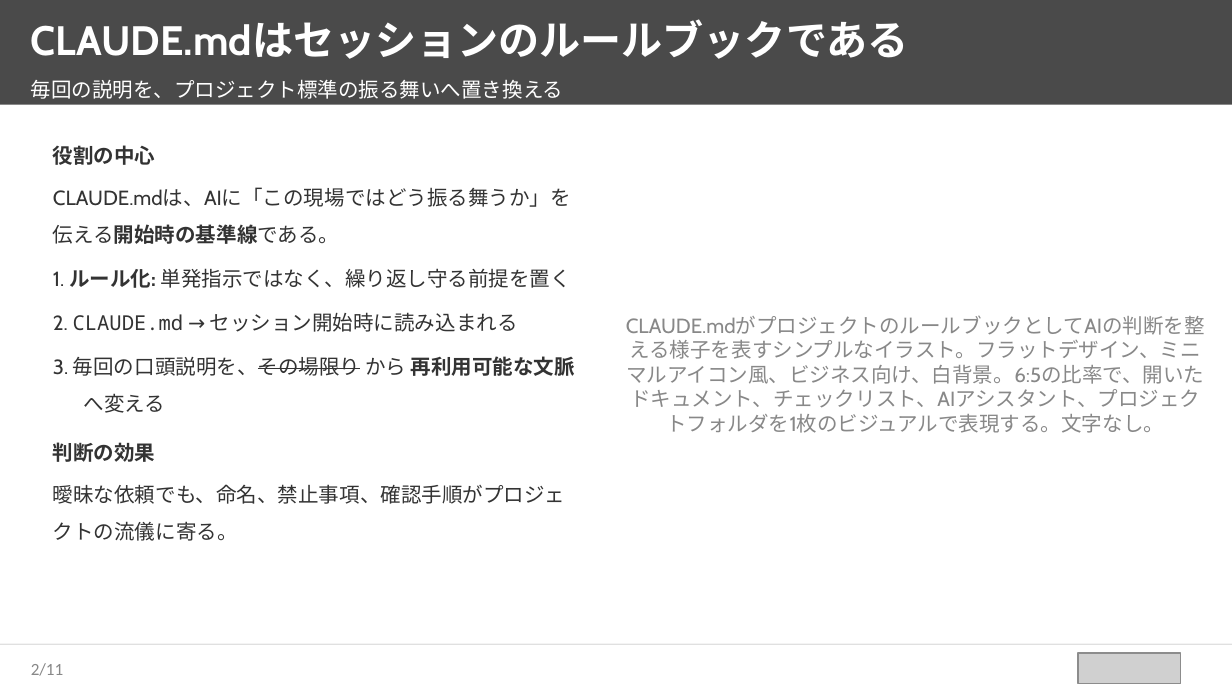
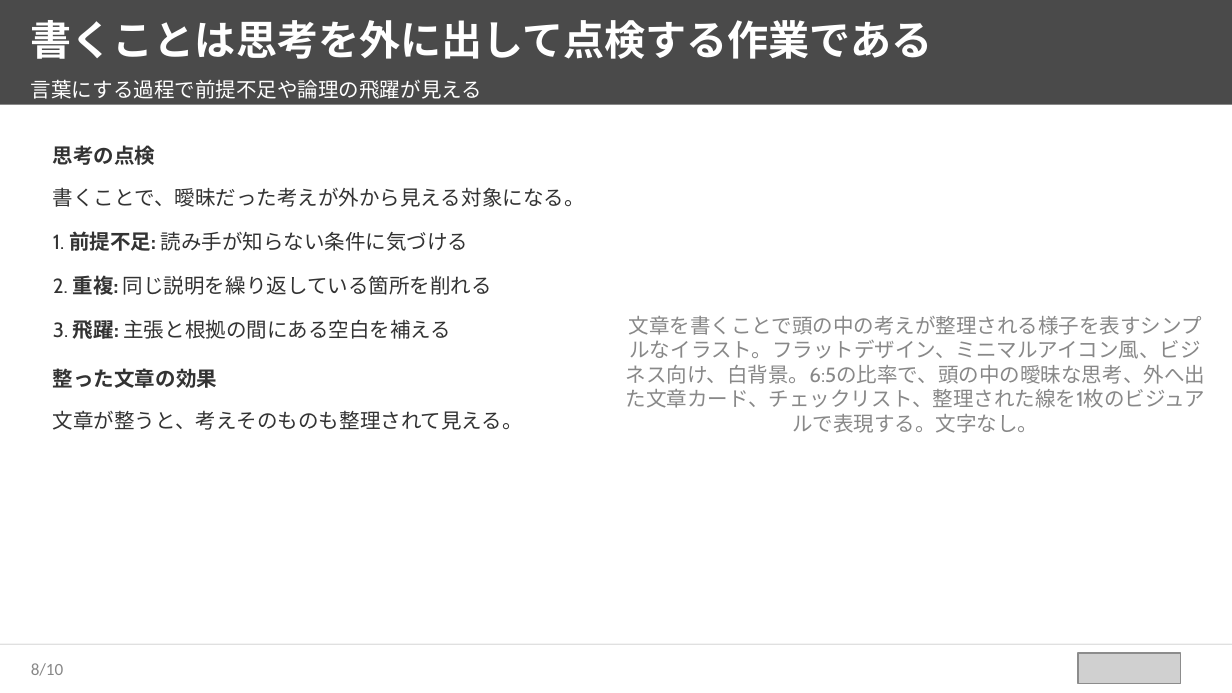
Before and after one commit to takuya109048/html2pptx, a slide deck: slide 9 of sample_source_deck.pptx (slide 3 before the commit). Drawn at 1232x693 pixels with LibreOffice and Linux fonts; fonts in the diff are those of the drawing; grey boxes stand for pictures. Boxes give left, top, right and bottom in pixels: in the first picture for what was removed or moved away, otherwise in the second. Text is boxed around its words. In the diff, an @@ line names an element or a change of style, - is before the commit and + after.

```diff
--- a/sample_source_deck.pptx
+++ b/sample_source_deck.pptx
@@ text at (x1=31, y1=20, x2=933, y2=59): text changed @@
-CLAUDE.mdはセッションのルールブックである
+書くことは思考を外に出して点検する作業である
@@ text at (x1=31, y1=79, x2=482, y2=99): text changed @@
-毎回の説明を、プロジェクト標準の振る舞いへ置き換える
+言葉にする過程で前提不足や論理の飛躍が見える
@@ text at (x1=53, y1=145, x2=585, y2=430): text changed @@
-役割の中心
-CLAUDE.mdは、AIに「この現場ではどう振る舞うか」を伝える開始時の基準線である。
-1. ルール化: 単発指示ではなく、繰り返し守る前提を置く
-2. CLAUDE.md → セッション開始時に読み込まれる
-3. 毎回の口頭説明を、その場限り から 再利用可能な文脈へ変える
-判断の効果
-曖昧な依頼でも、命名、禁止事項、確認手順がプロジェクトの流儀に寄る。
+思考の点検
+書くことで、曖昧だった考えが外から見える対象になる。
+1. 前提不足: 読み手が知らない条件に気づける
+2. 重複: 同じ説明を繰り返している箇所を削れる
+3. 飛躍: 主張と根拠の間にある空白を補える
+整った文章の効果
+文章が整うと、考えそのものも整理されて見える。
@@ text at (x1=626, y1=316, x2=1205, y2=433): text changed @@
-CLAUDE.mdがプロジェクトのルールブックとしてAIの判断を整える様子を表すシンプルなイラスト。フラットデザイン、ミニマルアイコン風、ビジネス向け、白背景。6:5の比率で、開いたドキュメント、チェックリスト、AIアシスタント、プロジェクトフォルダを1枚のビジュアルで表現する。文字なし。
+文章を書くことで頭の中の考えが整理される様子を表すシンプルなイラスト。フラットデザイン、ミニマルアイコン風、ビジネス向け、白背景。6:5の比率で、頭の中の曖昧な思考、外へ出た文章カード、チェックリスト、整理された線を1枚のビジュアルで表現する。文字なし。
@@ page number at (x1=31, y1=663, x2=64, y2=676): text changed @@
-2/11
+8/10
```
Also in this commit, not shown: 5 other slides changed, 4 slides added, 5 slides removed, 5 other files.
